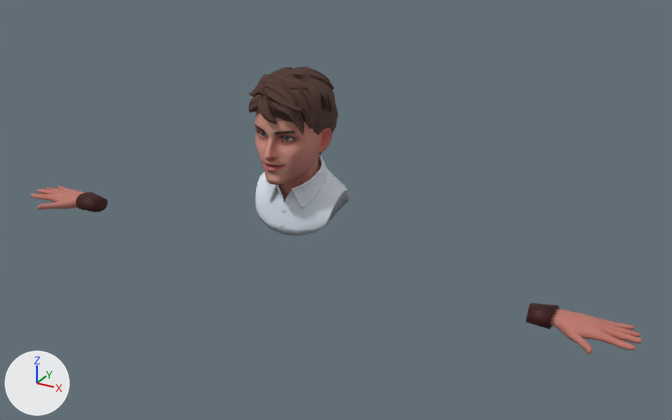
A saved change to the glTF model public/images/3d-avatar.glb.
Both versions are drawn from a camera (50 mm lens) standing at (1.075, -1.737, 1.336) and looking at (0.106, 0.026, 0.455). Arrows for +X, +Y and +Z are at lower left; the lights stay in place.

Names of what the first picture shows: 'Wolf3D_Hair', 'Wolf3D_Hands', 'Wolf3D_Head', 'Wolf3D_Shirt'.
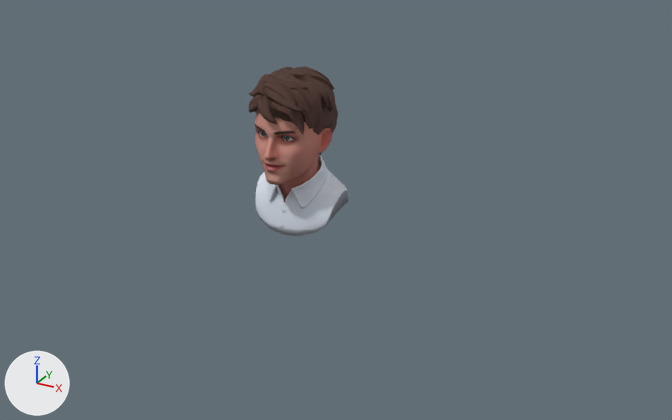
The newer file is also rescaled (x0.1), turned or shifted as a whole; pictures and numbers use the older file's frame.

What the commit changed:
Object 'Wolf3D_Hands' (ob_wolf3d_hands) is deleted.

Changed parts and their boxes (x1, y1, x2, y2) in the pictures (672 x 420 px):
'Wolf3D_Hands', deleted (pink): before (31, 186, 642, 354)
